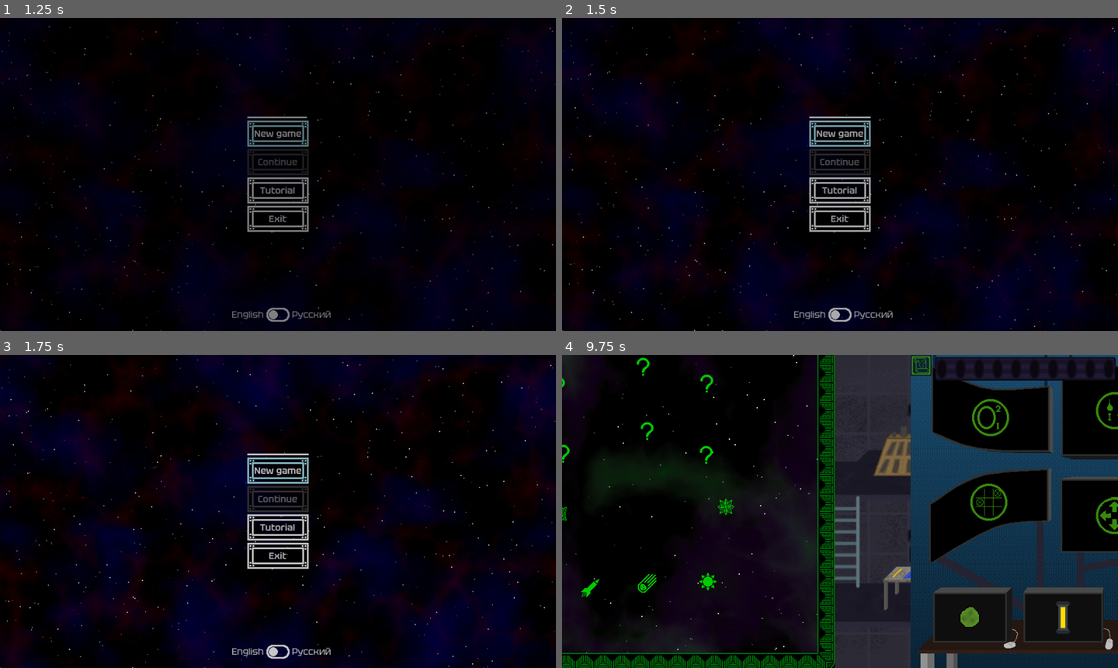
Above: before the commit, frames 1-4 (two rows, left to right).
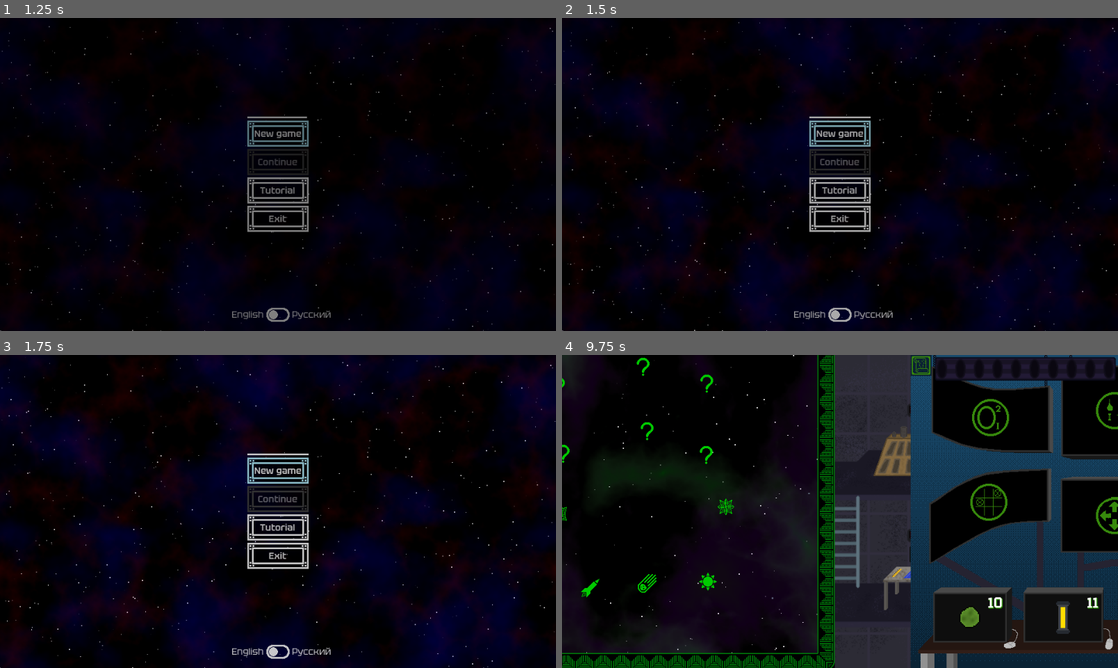
Above: after the commit, the same moments.

Repository: kedalovo/-SG-Spaceship-Management
Game: Godot game, scene res://Start Menu/start_menu.tscn
Same seed, same stepped clock (60 frames per second), same inputs: the game is played once before the commit and once after it.
Inputs (mouse positions are in pixels of both pictures, inside the frame that each line leads up to):
- Up to frame 1 (1.25 s): click "New game" at 0.5 s
- Up to frame 2 (1.5 s): click "New game" at 1.25 s
- Up to frame 3 (1.75 s): no input
- Up to frame 4 (9.75 s): click (600, 614) at 2 s; move the mouse to (962, 495) at 2.77 s; hold Right (right) 2.78-3.5 s; hold Space (test_space) 2.78-3.5 s; click (962, 495) at 2.92 s; click (634, 639) at 3.5 s; click (667, 614) at 4.25 s; click (634, 605) at 5 s; click (600, 614) at 5.75 s; click (634, 639) at 6.5 s; click (667, 614) at 7.25 s; click (634, 605) at 8 s; click (789, 452) at 8.77 s; click (573, 364) at 9.5 s

Frames 1-3 are identical in both runs. In frame 4, 0.1% of the frame differs, in the area x 3-97%, y 2-96%.

Commit message:
Small fixes to systems, store buttons now buy what they intend to. Added amount of consumables to store.

Diff:
--- a/Game Scene/game.gd
+++ b/Game Scene/game.gd
@@ -1,4 +1,10 @@
 extends Node2D
+
+
+#TODO 	blue lines on map
+#TODO	check algae consumption after breaking and fixing
+#TODO	check first slot in engines
+#TODO	check algae amount changes at each step
 
 
 const CURSOR_NORMAL = preload("res://UI/Cursor normal.png")
@@ -111,7 +117,6 @@
 		#map.cursor.show()
 		#balance.value = 5
 		#print(balance.value)
-		life_support_system.unfreeze()
 		pass
 	if event.is_action_pressed(&"test_quote"):
 		#map_animator.play_backwards(&"open")
@@ -176,6 +181,7 @@
 	if open and !is_store_open:
 		is_store_open = true
 		store.toggle_input(true)
+		store.update_labels()
 		tooltip_panel.toggle(true)
 		store_animator.play(&"open")
 	elif !open and is_store_open:
@@ -185,17 +191,18 @@
 
 
 func start_round() -> void:
+	print("Round started!")
 	round_timer.start()
 	toggle_map(false)
 	Input.mouse_mode = Input.MOUSE_MODE_VISIBLE
 	game_manager.is_playing = true
-	for i in 10:
-		life_support_system.call_deferred(&"add_fuel")
 	life_support_system.start()
+	engines_system.start()
 	map.cursor.hide()
 
 
 func game_over() -> void:
+	print("Game over!")
 	if is_tutorial:
 		return
 	game_manager.is_playing = false
@@ -206,6 +213,7 @@
 	if pause_menu.was_just_unpaused:
 		pause_menu.was_just_unpaused = false
 		return
+	print("PAUSE: Game is paused")
 	pause_menu.show()
 	if is_map_open:
 		pause_menu.was_in_map = true
@@ -214,6 +222,7 @@
 
 
 func quit_game() -> void:
+	print("Game closed")
 	# Gets rid of the annoying errors and warnings about leaking two textures when closing game (the cursor textures)
 	Input.set_custom_mouse_cursor(null, Input.CURSOR_ARROW)
 	Input.set_custom_mouse_cursor(null, Input.CURSOR_POINTING_HAND)
@@ -224,7 +233,10 @@
 	if is_tutorial:
 		round_timer.start(180.0)
 		return
+	print("Round over, proceeding")
 	toggle_store(true)
+	life_support_system.stop()
+	engines_system.stop()
 	if GameManager.is_in_system:
 		systems[current_system_idx].close()
 		GameManager.is_in_system = false
@@ -234,6 +246,7 @@
 
 
 func setup_tutorial() -> void:
+	print("Setting up tutorial...")
 	round_timer.start()
 	tutorial.start()
 	space.is_tutorial = true
@@ -415,6 +428,7 @@
 		tutorial.proceed()
 		toggle_map(false)
 	else:
+		print("New location set")
 		toggle_store(false)
 		start_round()
 
@@ -447,14 +461,18 @@
 		game_manager.store_items.ALGAE:
 			life_support_system.add_fuel()
 			life_support_system.add_fuel()
+			store.update_labels()
 		game_manager.store_items.FUEL_CELL:
 			engines_system.add_fuel()
 			engines_system.add_fuel()
+			store.update_labels()
 		game_manager.store_items.COOLANT_CELL:
 			engines_system.add_coolant()
 			engines_system.add_coolant()
+			store.update_labels()
 		game_manager.store_items.PATCH:
 			hull_system.add_patch()
+			store.update_labels()
 
 
 func _on_store_map_summoned() -> void:
--- a/Game Scene/tooltip.gd
+++ b/Game Scene/tooltip.gd
@@ -13,8 +13,12 @@
 		return
 	new_text = tr(new_text)
 	var first_break: int = new_text.find("\n")
-	title_label.text = new_text.substr(0, first_break - 1)
-	content_label.text = new_text.substr(first_break + 2, new_text.length() - first_break - 2)
+	if first_break == -1:
+		title_label.text = new_text
+		content_label.text = ""
+	else:
+		title_label.text = new_text.substr(0, first_break - 1)
+		content_label.text = new_text.substr(first_break + 2, new_text.length() - first_break - 2)
 
 
 func toggle(on: bool) -> void:
--- a/Map/map.gd
+++ b/Map/map.gd
@@ -106,7 +106,7 @@
 
 
 func draw_default_punctured_line(from: Vector2, to: Vector2) -> void:
-	draw_punctured_line(from, to, 4, 30, Color.BLUE, 2)
+	draw_punctured_line(from, to, 4, 30, Color.BLUE * line_color_global, 2)
 
 
 func draw_punctured_line(from: Vector2, to: Vector2, gap_size: int, segment_length: int, line_color: Color, line_width: int) -> void:
--- a/Resources/Theme/main_theme.tres
+++ b/Resources/Theme/main_theme.tres
@@ -71,3 +71,7 @@
 CheckButton/styles/hover_pressed = SubResource("StyleBoxEmpty_1n1lo")
 CheckButton/styles/normal = SubResource("StyleBoxEmpty_jjfl2")
 CheckButton/styles/pressed = SubResource("StyleBoxEmpty_do68j")
+MarginContainer/constants/margin_bottom = 4
+MarginContainer/constants/margin_left = 4
+MarginContainer/constants/margin_right = 4
+MarginContainer/constants/margin_top = 4
--- a/Store/store.gd
+++ b/Store/store.gd
@@ -33,9 +33,21 @@
 
 @onready var input_stopper: Control = $"Input Stopper"
 
+@onready var algae_label: Label = $"Buttons/Algae Button/Margin/Label"
+@onready var fuel_label: Label = $"Buttons/Fuel Button/Margin/Label"
+@onready var coolant_label: Label = $"Buttons/Coolant Button/Margin/Label"
+@onready var patch_label: Label = $"Buttons/Patch Button/Margin/Label"
+
 
 func _ready() -> void:
 	toggle_input(true)
+
+
+func update_labels() -> void:
+	algae_label.text = str(game_manager.algae_amount)
+	fuel_label.text = str(game_manager.fuel_cell_amount)
+	coolant_label.text = str(game_manager.coolant_cell_amount)
+	patch_label.text = str(game_manager.patch_amount)
 
 
 func toggle_input(new_state: bool) -> void:
@@ -57,10 +69,12 @@
 			top_left_button.update_texture(OUT_OF_STOCK)
 			top_left_button.custom_tooltip = "TOOLTIP_OUT_OF_STOCK"
 			top_left_button.upgrade = game_manager.store_items.OUT_OF_STOCK
+			top_left_button.price = 0
 		game_manager.store_items.ENGINES:
 			top_middle_button.update_texture(OUT_OF_STOCK)
 			top_middle_button.custom_tooltip = "TOOLTIP_OUT_OF_STOCK"
 			top_middle_button.upgrade = game_manager.store_items.OUT_OF_STOCK
+			top_middle_button.price = 0
 		game_manager.store_items.HULL_1:
 			top_right_button.upgrade = game_manager.store_items.HULL_2
 			top_right_button.update_texture(HULL_UPGRADE_2)
@@ -69,18 +83,22 @@
 			top_right_button.update_texture(OUT_OF_STOCK)
 			top_right_button.custom_tooltip = "TOOLTIP_OUT_OF_STOCK"
 			top_right_button.upgrade = game_manager.store_items.OUT_OF_STOCK
+			top_right_button.price = 0
 		game_manager.store_items.CONTROLS:
 			bottom_middle_button.update_texture(OUT_OF_STOCK)
 			bottom_middle_button.custom_tooltip = "TOOLTIP_OUT_OF_STOCK"
 			bottom_middle_button.upgrade = game_manager.store_items.OUT_OF_STOCK
+			bottom_middle_button.price = 0
 		game_manager.store_items.BALLISTIC:
 			bottom_left_button.update_texture(OUT_OF_STOCK)
 			bottom_left_button.custom_tooltip = "TOOLTIP_OUT_OF_STOCK"
 			bottom_left_button.upgrade = game_manager.store_items.OUT_OF_STOCK
+			bottom_left_button.price = 0
 		game_manager.store_items.NAVIGATION:
 			bottom_right_button.update_texture(OUT_OF_STOCK)
 			bottom_right_button.custom_tooltip = "TOOLTIP_OUT_OF_STOCK"
 			bottom_right_button.upgrade = game_manager.store_items.OUT_OF_STOCK
+			bottom_right_button.price = 0
 		game_manager.store_items.ALGAE:
 			pass
 		game_manager.store_items.FUEL_CELL:
--- a/Store/store.tscn
+++ b/Store/store.tscn
@@ -14,6 +14,7 @@
 [ext_resource type="BitMap" uid="uid://bm0y1rivtf1wm" path="res://Store/Assets/Bottom left bitmask.png" id="5_10xce"]
 [ext_resource type="Texture2D" uid="uid://6xtels7glrj0" path="res://Systems/Hull/Assets/Patch.png" id="5_sowqq"]
 [ext_resource type="Texture2D" uid="uid://cqi86ps2dgf2e" path="res://Systems/Hull/Assets/Patch Outline.png" id="7_hk3ls"]
+[ext_resource type="FontFile" uid="uid://cwh545aike8r4" path="res://Resources/Theme/Tektur-VariableFont_wdth,wght.ttf" id="8_sbbub"]
 [ext_resource type="Texture2D" uid="uid://bx2imxchgrcyx" path="res://Store/Assets/Life support upgrade 1.png" id="10_g2lqu"]
 [ext_resource type="Texture2D" uid="uid://bpjvxslhrr4f7" path="res://Store/Assets/Top left progress.png" id="10_onf14"]
 [ext_resource type="Texture2D" uid="uid://4ejxauyckmjt" path="res://Store/Assets/Engines upgrade.png" id="11_furb3"]
@@ -123,6 +124,21 @@
 "shake": SubResource("Animation_fgily")
 }
 
+[sub_resource type="FontVariation" id="FontVariation_cynkp"]
+base_font = ExtResource("8_sbbub")
+variation_opentype = {
+2003072104: 100,
+2003265652: 600
+}
+spacing_top = -5
+spacing_bottom = -7
+
+[sub_resource type="LabelSettings" id="LabelSettings_ne1an"]
+font = SubResource("FontVariation_cynkp")
+font_size = 24
+shadow_size = 2
+shadow_color = Color(0.152941, 0.572549, 0, 1)
+
 [sub_resource type="GradientTexture2D" id="GradientTexture2D_v4122"]
 gradient = SubResource("Gradient_ohp06")
 width = 131
@@ -175,7 +191,7 @@
 texture_click_mask = ExtResource("24_shtal")
 stretch_mode = 0
 script = ExtResource("3_ch6t5")
-upgrade = 8
+upgrade = 9
 is_bottom_button = true
 time = 1.0
 custom_tooltip = "TOOLTIP_ALGAE"
@@ -216,6 +232,22 @@
 
 [node name="Timer" type="Timer" parent="Buttons/Algae Button"]
 one_shot = true
+
+[node name="Margin" type="MarginContainer" parent="Buttons/Algae Button"]
+layout_mode = 1
+anchors_preset = 15
+anchor_right = 1.0
+anchor_bottom = 1.0
+grow_horizontal = 2
+grow_vertical = 2
+
+[node name="Label" type="Label" parent="Buttons/Algae Button/Margin"]
+layout_mode = 2
+size_flags_horizontal = 8
+size_flags_vertical = 0
+text = "12"
+label_settings = SubResource("LabelSettings_ne1an")
+horizontal_alignment = 2
 
 [node name="Fuel Button" type="TextureButton" parent="Buttons"]
 layout_mode = 0
@@ -227,7 +259,7 @@
 texture_click_mask = ExtResource("24_shtal")
 stretch_mode = 0
 script = ExtResource("3_ch6t5")
-upgrade = 9
+upgrade = 10
 is_bottom_button = true
 time = 1.0
 custom_tooltip = "TOOLTIP_FUEL"
@@ -284,6 +316,22 @@
 [node name="Timer" type="Timer" parent="Buttons/Fuel Button"]
 one_shot = true
 
+[node name="Margin" type="MarginContainer" parent="Buttons/Fuel Button"]
+layout_mode = 1
+anchors_preset = 15
+anchor_right = 1.0
+anchor_bottom = 1.0
+grow_horizontal = 2
+grow_vertical = 2
+
+[node name="Label" type="Label" parent="Buttons/Fuel Button/Margin"]
+layout_mode = 2
+size_flags_horizontal = 8
+size_flags_vertical = 0
+text = "12"
+label_settings = SubResource("LabelSettings_ne1an")
+horizontal_alignment = 2
+
 [node name="Coolant Button" type="TextureButton" parent="Buttons"]
 layout_mode = 0
 offset_left = 375.0
@@ -294,7 +342,7 @@
 texture_click_mask = ExtResource("24_shtal")
 stretch_mode = 0
 script = ExtResource("3_ch6t5")
-upgrade = 10
+upgrade = 11
 is_bottom_button = true
 time = 1.0
 custom_tooltip = "TOOLTIP_COOLANT"
@@ -351,6 +399,22 @@
 [node name="Timer" type="Timer" parent="Buttons/Coolant Button"]
 one_shot = true
 
+[node name="Margin" type="MarginContainer" parent="Buttons/Coolant Button"]
+layout_mode = 1
+anchors_preset = 15
+anchor_right = 1.0
+anchor_bottom = 1.0
+grow_horizontal = 2
+grow_vertical = 2
+
+[node name="Label" type="Label" parent="Buttons/Coolant Button/Margin"]
+layout_mode = 2
+size_flags_horizontal = 8
+size_flags_vertical = 0
+text = "12"
+label_settings = SubResource("LabelSettings_ne1an")
+horizontal_alignment = 2
+
 [node name="Patch Button" type="TextureButton" parent="Buttons"]
 layout_mode = 0
 offset_left = 541.0
@@ -361,7 +425,7 @@
 texture_click_mask = ExtResource("24_shtal")
 stretch_mode = 0
 script = ExtResource("3_ch6t5")
-upgrade = 11
+upgrade = 12
 is_bottom_button = true
 time = 1.0
 custom_tooltip = "TOOLTIP_PATCH"
@@ -404,6 +468,22 @@
 
 [node name="Timer" type="Timer" parent="Buttons/Patch Button"]
 one_shot = true
+
+[node name="Margin" type="MarginContainer" parent="Buttons/Patch Button"]
+layout_mode = 1
+anchors_preset = 15
+anchor_right = 1.0
+anchor_bottom = 1.0
+grow_horizontal = 2
+grow_vertical = 2
+
+[node name="Label" type="Label" parent="Buttons/Patch Button/Margin"]
+layout_mode = 2
+size_flags_horizontal = 8
+size_flags_vertical = 0
+text = "12"
+label_settings = SubResource("LabelSettings_ne1an")
+horizontal_alignment = 2
 
 [node name="Top Left Button" type="TextureButton" parent="Buttons"]
 layout_mode = 0
--- a/Store/store_button.gd
+++ b/Store/store_button.gd
@@ -34,7 +34,6 @@
 		progress.value = 0
 	else:
 		progress.value = 100 - roundf(timer.time_left / time * 100)
-	#label.text = str(progress.value) + '\n' + str(time) + '\n' + str(timer.time_left)
 
 
 func update_texture(new_texture: Texture2D) -> void:
--- a/Systems/Engines/engines_system.gd
+++ b/Systems/Engines/engines_system.gd
@@ -36,13 +36,25 @@
 	super._ready()
 	setup_slots()
 	setup_cells()
+	hovered_slot = -1
+
+
+func _physics_process(_delta: float) -> void:
+	label.text = str(hovered_slot)
+
+
+func start() -> void:
 	fuel_timer.start()
 	coolant_timer.start()
-	hovered_slot = -1
-
-
-func _physics_process(_delta: float) -> void:
-	label.text = str(hovered_slot)
+
+
+func stop() -> void:
+	fuel_timer.stop()
+	coolant_timer.stop()
+	empty_fuel_timer.stop()
+	empty_coolant_timer.stop()
+	is_empty_fuel = false
+	is_empty_coolant = false
 
 
 func setup_slots() -> void:
@@ -101,6 +113,7 @@
 	new_cell.start_pos = new_cell.position
 	new_cell.rotation_degrees = randf() * 360
 	cells_fuel.append(new_cell)
+	game_manager.fuel_cell_amount += 1
 	return new_cell
 
 
@@ -110,6 +123,7 @@
 	new_cell.start_pos = new_cell.position
 	new_cell.rotation_degrees = randf() * 360
 	cells_coolant.append(new_cell)
+	game_manager.coolant_cell_amount += 1
 	return new_cell
 
 
@@ -184,9 +198,11 @@
 	cell_slots.get_child(cell.in_slot).is_busy = false
 	if cell.type == game_manager.engine_cell_types.FUEL:
 		cells_fuel.erase(cell)
+		game_manager.fuel_cell_amount -= 1
 	else:
 		if cell.type == game_manager.engine_cell_types.COOLANT:
 			cells_coolant.erase(cell)
+			game_manager.coolant_cell_amount -= 1
 	if cell.is_destroyed:
 		destroyed_cells -= 1
 	if destroyed_cells == 0 and is_damaged:
--- a/Systems/Hull/hull_system.gd
+++ b/Systems/Hull/hull_system.gd
@@ -16,6 +16,7 @@
 		return patch_number
 	set(v):
 		patch_number = clampi(v, 0, max_patch_number)
+		game_manager.patch_amount = patch_number
 		balance_label.text = str(patch_number)
 var max_patch_number: int = 15
 
--- a/Systems/Life Support/Algae/algae.tscn
+++ b/Systems/Life Support/Algae/algae.tscn
@@ -9,7 +9,6 @@
 
 [node name="Algae" type="RigidBody2D"]
 input_pickable = true
-freeze = true
 linear_damp = 2.0
 script = ExtResource("1_77bp4")
 
--- a/Systems/Life Support/life_support_system.gd
+++ b/Systems/Life Support/life_support_system.gd
@@ -22,9 +22,10 @@
 var is_empty: bool
 
 
-func unfreeze() -> void:
-	for i in algae_container.get_children():
-		i.freeze = false
+func _ready() -> void:
+	super._ready()
+	for i in 10:
+		add_fuel()
 
 
 func get_health() -> int:
@@ -37,12 +38,17 @@
 
 func add_fuel() -> void:
 	var new_algae = ALGAE_SCENE.instantiate()
-	new_algae.position = Vector2(randi_range(-152, -88), -36)
+	new_algae.position = Vector2(randi_range(-152, -88), randi_range(-36, 0))
 	algae_container.add_child(new_algae)
+	game_manager.algae_amount += 1
 
 
 func start() -> void:
 	$CookTimer.start()
+
+
+func stop() -> void:
+	$CookTimer.stop()
 
 
 func upgrade(to_tier: int) -> void:
@@ -105,9 +111,7 @@
 		if live_algae_in_cooker[picked].is_cooked:
 			live_algae_in_cooker.remove_at(picked)
 	else:
-		if is_empty:
-			pass
-		else:
+		if (is_empty and empty_timer.is_stopped()) or !is_empty:
 			empty_timer.start()
 
 
--- a/Systems/Life Support/life_support_system.tscn
+++ b/Systems/Life Support/life_support_system.tscn
@@ -265,6 +265,7 @@
 shape = SubResource("CircleShape2D_snft3")
 
 [node name="Empty Timer" type="Timer" parent="."]
+process_callback = 0
 wait_time = 15.0
 one_shot = true
 
--- a/game_manager.gd
+++ b/game_manager.gd
@@ -40,6 +40,11 @@
 	get:
 		return balance
 static var scan_distance: int = 1
+
+static var algae_amount: int = 0
+static var fuel_cell_amount: int = 0
+static var coolant_cell_amount: int = 0
+static var patch_amount: int = 0
 
 static var is_in_system: bool = false
 
Not shown: 1 places in Store/store.tscn that only renumber resources
